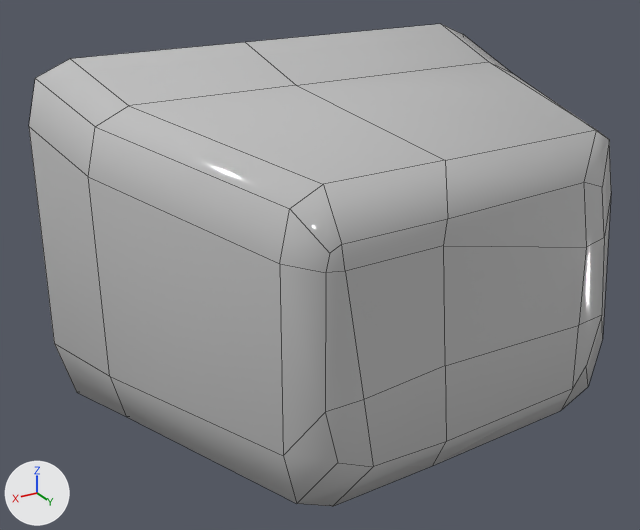
Renders of the FBX model Assets/FBX-Exports/Me_SandWall03.fbx from each side of a commit.
The view is the same before and after, from a 50 mm camera at (1.009, 1.189, 0.213) aimed at (0.43, 0.223, -0.27). Every picture has the same lights, and +X, +Y and +Z are marked at lower left. Mesh edges are drawn as thin lines. Where no turn or scale is listed for an object, it has been applied to the vertices.

In view in the first picture: 'Me_SandWall03'.
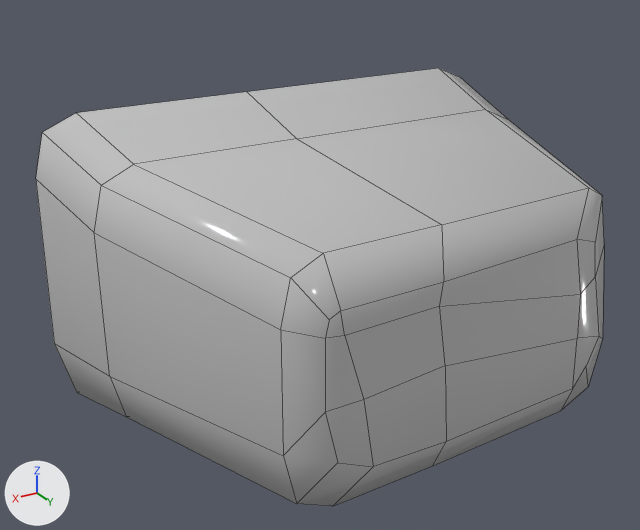
The newer file is also turned or shifted as a whole; pictures and numbers use the older file's frame.

Where the change shows, as pixel boxes (x1, y1, x2, y2) in the pictures (640 x 530 px; the box of a moved part takes in the faces that stretch with it):
'Me_SandWall03', reshaped (9% shorter)
    before: (29, 24, 611, 506)
    after: (36, 68, 604, 506)
part 1 of me_mesh, moved or reshaped
    before: (29, 24, 609, 419)
    after: (36, 68, 602, 419)
part 2 of me_mesh, moved or reshaped
    before: (444, 182, 586, 247)
    after: (440, 239, 580, 306)
part 3 of me_mesh, moved or reshaped
    before: (586, 316, 603, 385)
    after: (586, 337, 602, 385)
part 4 of me_mesh, moved or reshaped
    before: (444, 246, 602, 441)
    after: (440, 294, 599, 441)
part 5 of me_mesh, moved or reshaped
    before: (579, 141, 611, 337)
    after: (577, 199, 604, 339)

What the commit changed:
me_mesh has 62 vertices, 54 faces and spans x -0.001..0.751, y 0.001..0.505, z -0.526..0.001.
me_mesh is used by ob_me_sandwall03; location (0.0, 0.0, 0.0).
me_mesh part 1: all 29 vertices in x -0.001..0.746, y 0.001..0.505, z -0.15..0.001 are moved by (0.0, 0.0, -0.073).
me_mesh part 2: the 1 vertex in x 0.219, y 0.499, z -0.192 is moved by (0.0, 0.0, -0.063).
me_mesh part 3: the 1 vertex in x 0.167, y 0.493, z -0.299 is moved by (0.0, 0.0, -0.03).
me_mesh part 4: the 1 vertex in x 0.215, y 0.499, z -0.299 is moved by (0.0, 0.0, -0.018).
me_mesh part 5: the 1 vertex in x 0.159, y 0.474, z -0.2 is moved by (0.007, 0.0, -0.053).
